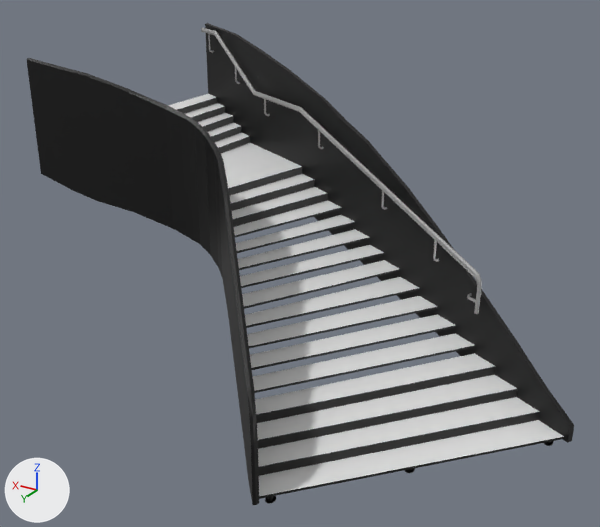
The COLLADA model assets/Models/Static/Props/flux_0_stairs/flux_0_stairs.dae as it was, and as the next commit left it.
Both versions are drawn from a 50 mm lens placed at (-17.2, 14.6, 9.29), pointed at (-8.48, 0.07, 2.02). The axes (+X, +Y, +Z) are drawn at lower left. The lights are the same throughout. Objects named as collision shapes, trigger or cutter boxes, shadow casters or lower levels of detail are left out. Where no turn or scale is listed for an object, it has been applied to the vertices.

The first picture shows 'Stairs'.
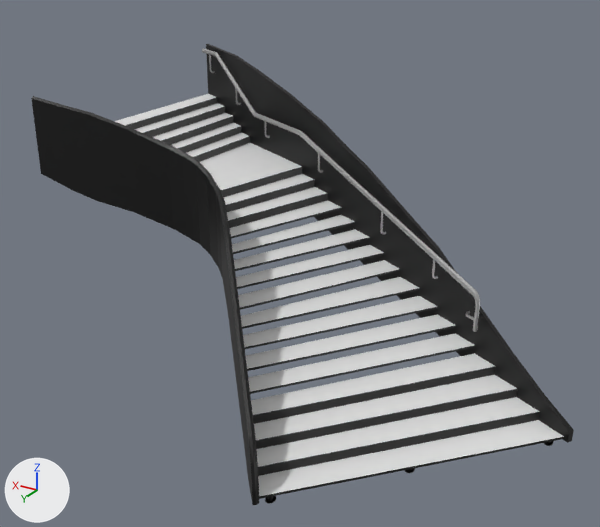
Commit message: Stairs remodel

Pixel boxes [x1, y1, x2, y2] of what changed, in the pictures (600 x 527 px; the box of a moved part takes in the faces that stretch with it):
'Stairs', reshaped: before [27, 23, 574, 505]; after [31, 44, 574, 505]
part 1 of me_cube_005, moved or reshaped: before [208, 34, 214, 53]; after [209, 55, 215, 73]
part 2 of me_cube_005, moved or reshaped: before [235, 67, 240, 84]; after [235, 88, 241, 105]
part 3 of me_cube_005, moved or reshaped: before [264, 99, 270, 116]; after [265, 121, 270, 138]
part 4 of me_cube_005, moved or reshaped: before [318, 130, 324, 149]; after [318, 153, 323, 173]
part 5 of me_cube_005, moved or reshaped: before [381, 191, 387, 210]; after [380, 212, 386, 235]
part 6 of me_cube_005, moved or reshaped: before [433, 240, 439, 262]; after [432, 259, 438, 279]
part 7 of me_cube_005, moved or reshaped: before [467, 293, 476, 302]; after [465, 311, 474, 321]
part 8 of me_cube_005, moved or reshaped: before [201, 23, 574, 443]; after [202, 44, 574, 443]
part 9 of me_cube_005, moved or reshaped: before [27, 58, 229, 311]; after [31, 96, 231, 311]
part 10 of me_cube_005, moved or reshaped: before [224, 194, 259, 505]; after [225, 237, 259, 505]

Patch to the scene script:
```diff
--- a/assets/Models/Static/Props/flux_0_stairs/flux_0_stairs.dae.py
+++ b/assets/Models/Static/Props/flux_0_stairs/flux_0_stairs.dae.py
@@ me_cube_005 @@
 # used by ob_stairs; location = (-2.4, 0.0, 3.0)
-me_cube_005.from_pydata(...)  # 782 vertices, 1436 faces; spans x -12.46..0.78, y -6.0..5.41, z -3.0..3.08
+me_cube_005.from_pydata(...)  # 782 vertices, 1436 faces; spans x -12.46..0.78, y -6.0..5.41, z -3.0..2.48
+# me_cube_005 part 1: the loose piece of 30 vertices spanning x 0.31..0.4, y -5.7..-5.49, z 2.31..2.87 is moved by (0.0, 0.0, -0.6)
+# me_cube_005 part 2: the loose piece of 30 vertices spanning x -1.13..-1.04, y -4.95..-4.74, z 1.65..2.22 is moved by (0.0, 0.0, -0.6)
+# me_cube_005 part 3: the loose piece of 30 vertices spanning x -2.61..-2.51, y -4.19..-3.98, z 1.06..1.62 is moved by (0.0, 0.0, -0.6)
+# me_cube_005 part 4: the loose piece of 30 vertices spanning x -4.99..-4.89, y -2.95..-2.75, z 0.77..1.33 is moved by (0.0, 0.0, -0.6)
+# me_cube_005 part 5: the loose piece of 30 vertices spanning x -7.34..-7.24, y -1.73..-1.53, z -0.02..0.55 is moved by (0.0, 0.0, -0.6)
+# me_cube_005 part 6: the loose piece of 30 vertices spanning x -8.98..-8.88, y -0.88..-0.67, z -0.62..-0.05 is moved by (0.0, 0.0, -0.4)
+# me_cube_005 part 7: the loose piece of 30 vertices spanning x -10.11..-9.83, y -0.4..-0.05, z -1.01..-0.95 is moved by (0.0, 0.0, -0.4)
+# me_cube_005 part 8: 106 of 782 vertices moved; they spanned x -12.46..0.78, y -6.0..0.96, z -2.53..3.08 and now span x -12.46..0.78, y -6.0..0.96, z -2.63..2.48; mean shift (0.0, 0.0, -0.49); largest move (0.69, -5.61, 2.92) -> (0.69, -5.61, 2.32)
+# me_cube_005 part 9: all 42 vertices in x -5.67..0.78, y 0.31..2.15, z 1.11..3.05 are moved by (0.0, 0.0, -0.9)
+# me_cube_005 part 10: all 12 vertices in x -8.42..-7.95, y 4.84..5.41, z -1.69..-0.76 are moved by (0.0, 0.0, -0.9)
 me_cube_005.materials.append(mat_black_001)
```
